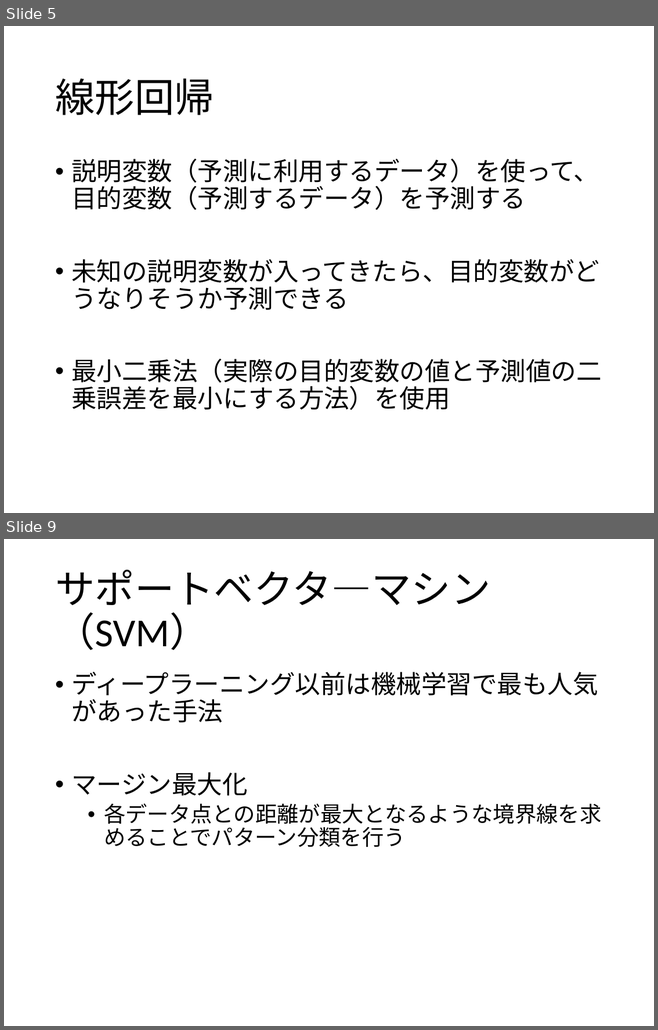
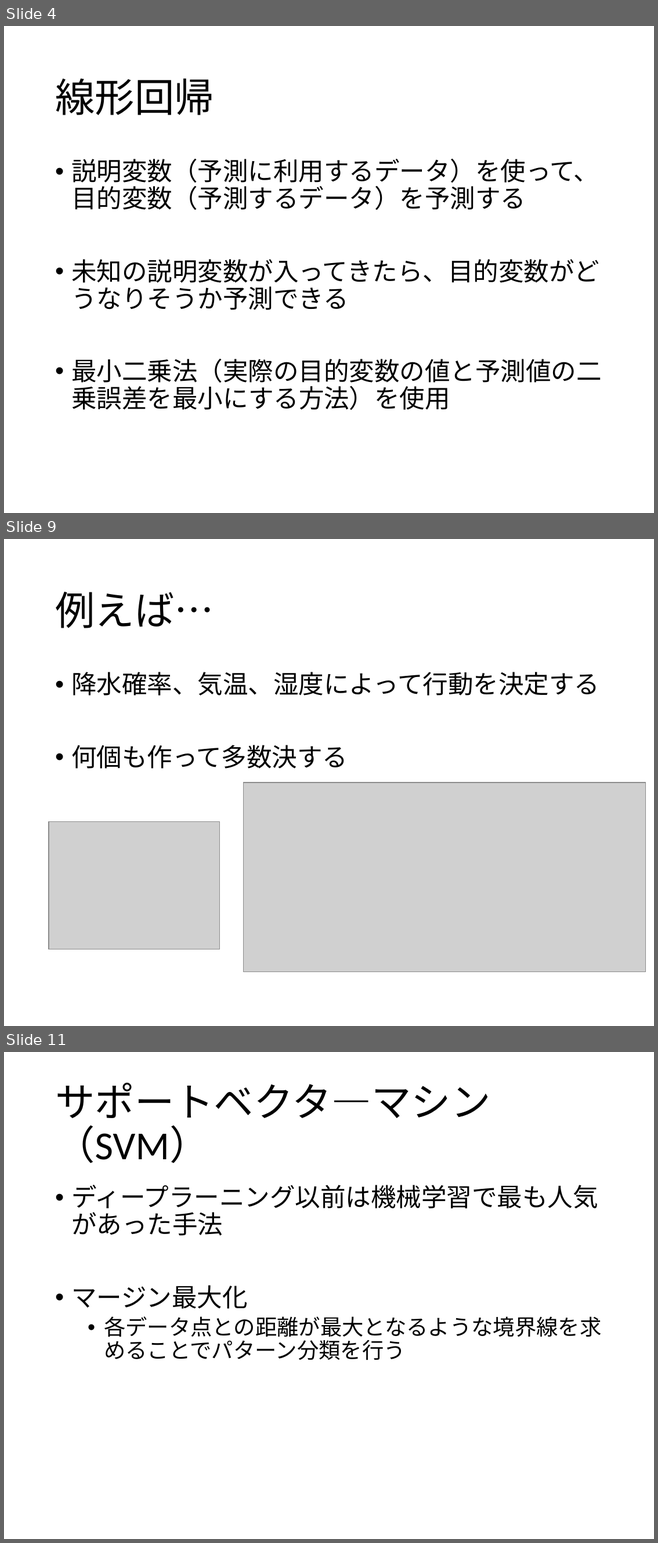
Before and after one commit to rina-tanaka731/AI, a slide deck: AI系/教師あり学習.pptx. Shown one above the other, each under a label of ours: slides 5 and 9 before the commit, slides 4, 9 and 11 after it; the slides between them are not shown. The pictures are 658x1030 and 658x1543 pixels, drawn with LibreOffice and Linux fonts; fonts in the diff are those of the drawing; grey boxes stand for pictures. Boxes give left, top, right and bottom in pixels: in the first picture for what was removed or moved away, otherwise in the second. Text is boxed around its words. In the diff, an @@ line names an element or a change of style, - is before the commit and + after.

```diff
--- a/AI系/教師あり学習.pptx
+++ b/AI系/教師あり学習.pptx
@@ slide 9 added at (4,539,654,1026), background #FFFFFF @@
@@ title added at (55,592,214,628), 44 pt, text #000000 @@
+例えば…
@@ text added at (71,672,599,769), 28 pt, text #000000 @@
+• 降水確率、気温、湿度によって行動を決定する
+• 何個も作って多数決する
@@ picture added at (244,783,646,972) @@
@@ picture added at (49,821,220,949) @@
@@ what was slide 5 is now slide 4 @@
@@ what was slide 9 is now slide 11 @@
```
Also in this commit, not shown: 5 slides changed, 2 other slides added, 1 slide removed, 1 other file.
